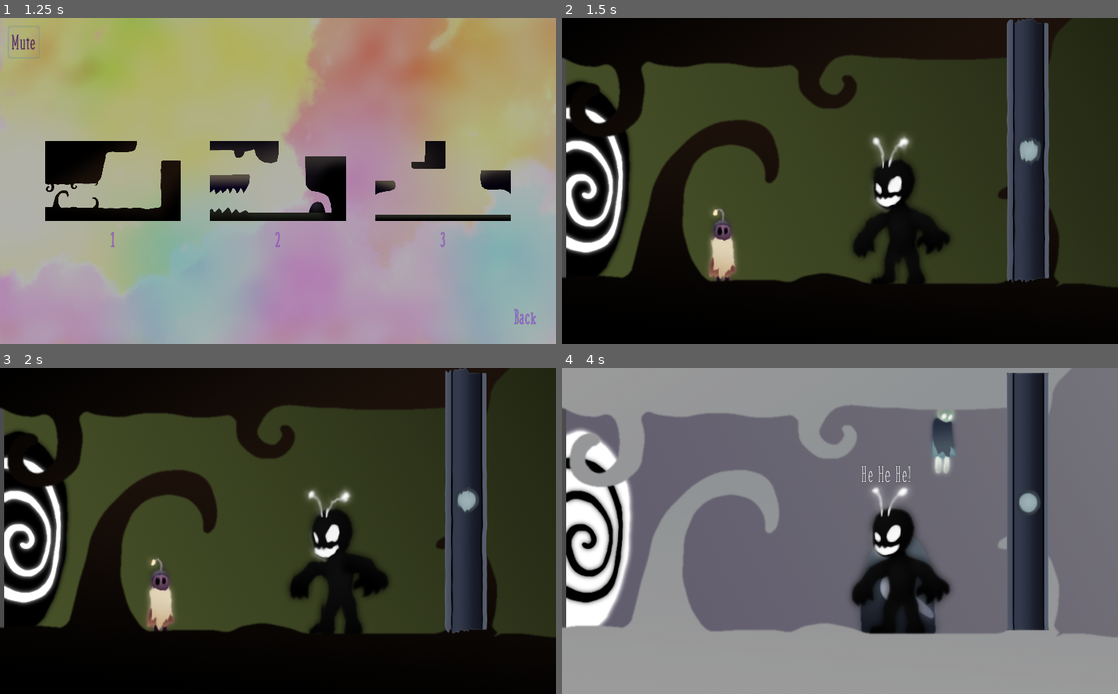
Above: before the commit, frames 1-4 (two rows, left to right).
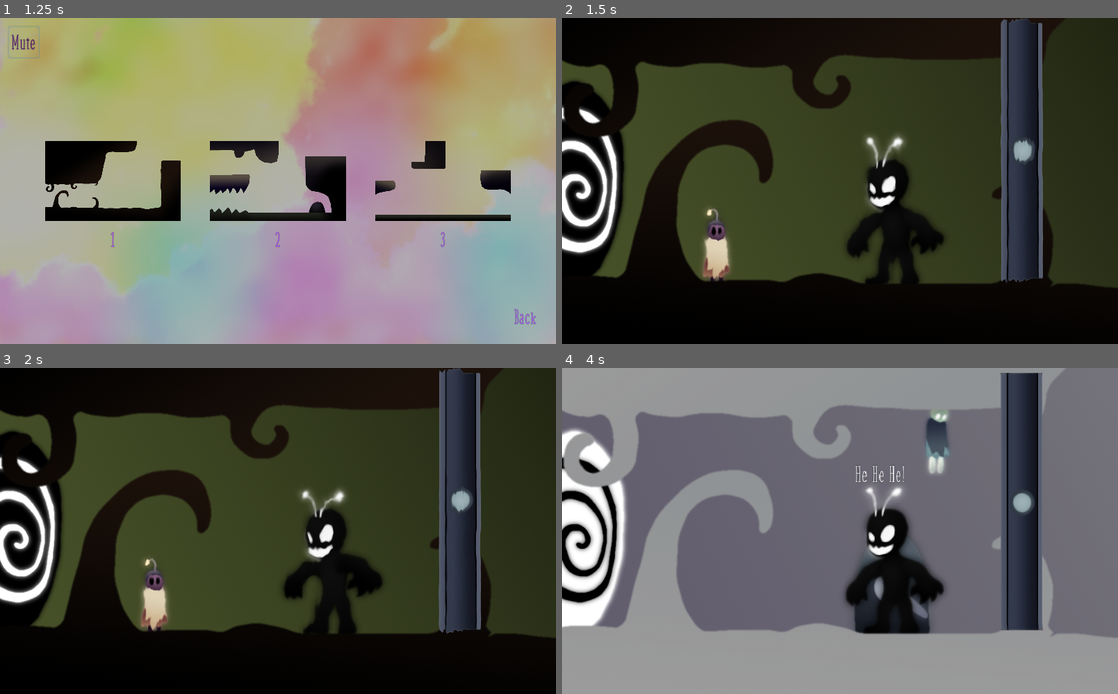
Above: after the commit, the same moments.

Repository: Dimension-Omega/misty-marshes
Game: Godot game, scene res://data/main/Main.tscn
The game is run twice, just before and just after one commit, with the same random seed, the same clock (stepped at 60 frames per second) and the same inputs.
Inputs:
- Up to frame 1 (1.25 s): tap Enter (ui_accept) at 0.5 s; hold Right (right) from 0.53 s (still down); hold Space (duality) from 0.53 s (still down); tap Up (jump) at 0.77 s
- Up to frame 2 (1.5 s): release Right (right) at 1.25 s; release Space (duality) at 1.25 s; click "1" at 1.25 s
- Up to frame 3 (2 s): no input
- Up to frame 4 (4 s): hold Right (right) 2.03-2.78 s; tap 1 at 2.1 s; tap Up (jump) at 2.27, 3.77 s; hold A (left) 2.78-3.53 s; tap 2 at 2.85 s; hold Right (right) from 3.53 s (still down); tap 5 at 3.6 s

Frame 1 is identical in both runs. In frame 2, 12% of the frame differs, in the area x 0-92%, y 0-83%; in frame 3, 12%; in frame 4, 13%.

Commit message:
Fix clear color and 1st camera being a bit left

Diff:
--- a/data/levels/1/level_1.tscn
+++ b/data/levels/1/level_1.tscn
@@ -115,7 +115,7 @@
 position = Vector2( -485, 297 )
 
 [node name="Camera2D" type="Camera2D" parent="Cinematic"]
-position = Vector2( -582, 244 )
+position = Vector2( -572, 244 )
 zoom = Vector2( 0.9, 0.9 )
 
 [node name="CanvasLayer" type="CanvasLayer" parent="."]
--- a/data/main/Main.gd
+++ b/data/main/Main.gd
@@ -40,7 +40,7 @@
 #	load_level(2)
 #	yield(get_tree().create_timer(0.05), 'timeout')
 #	set_world_with_modulate(world_color, 0)
-	pass
+	VisualServer.set_default_clear_color(Color(0, 0, 0))
 
 func on_target_hit() -> void:
 	complete_level()
